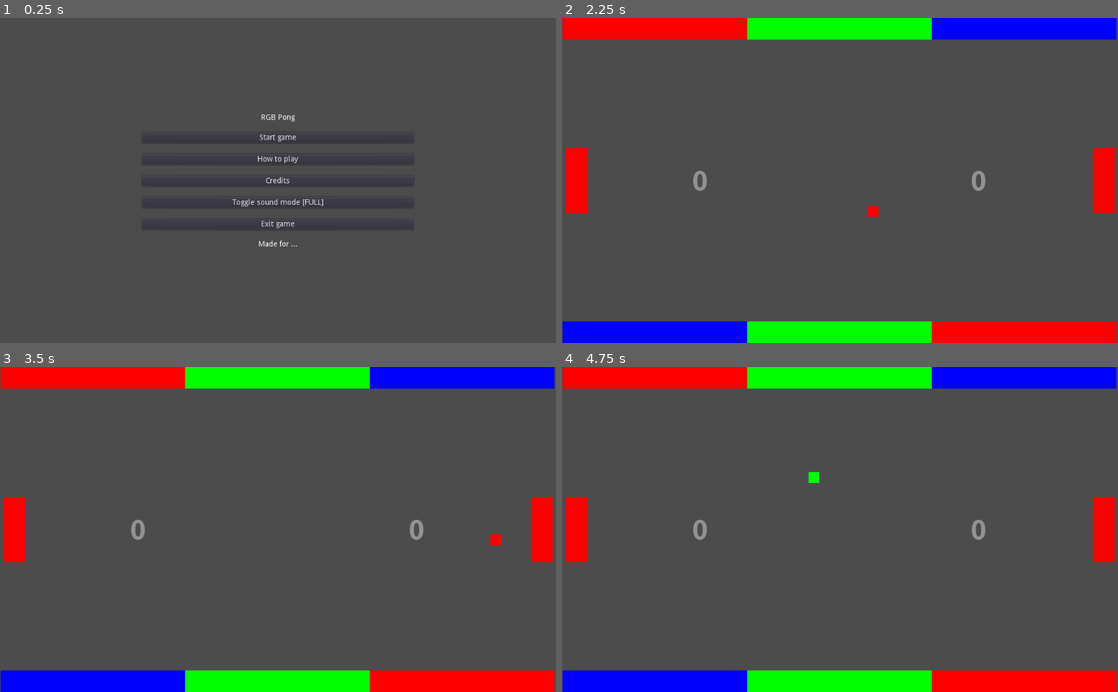
Above: before the commit, frames 1-4 (two rows, left to right).
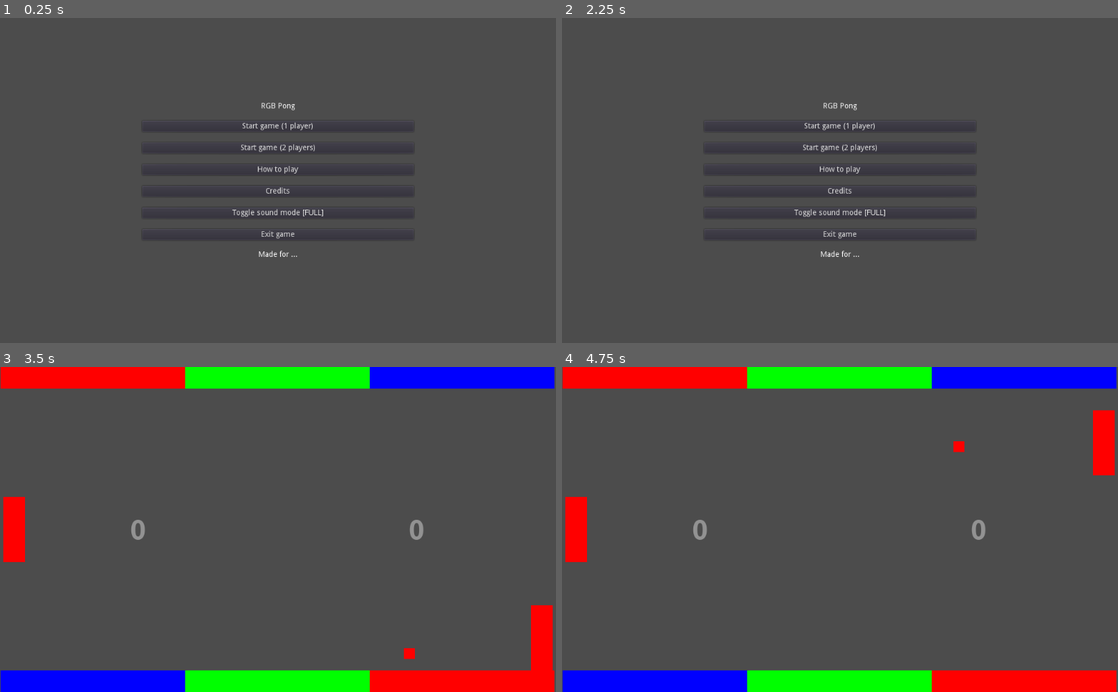
Above: after the commit, the same moments.

Repository: moisesjbc/1-retogamedev
Game: Godot game, scene res://menus/main_menu/main_menu.tscn
Two runs of this game, one before a commit and one after it. Both use one fixed random seed, a clock stepped at 60 frames per second and the inputs below.
Inputs (mouse positions are in pixels of both pictures, inside the frame that each line leads up to):
- Up to frame 1 (0.25 s): no input
- Up to frame 2 (2.25 s): click "How to play" at 0.5 s; click "Return to main menu" at 1.25 s; click (840, 138) at 2 s, where only the run before the commit has a clickable "Start game"
- Up to frame 3 (3.5 s): click (278, 474) at 2.75 s, where only the run after the commit has a clickable "Start game (1 player)"
- Up to frame 4 (4.75 s): no input

The runs differ from the first frame. In frame 1, 1.1% of the frame differs, in the area x 26-74%, y 26-74%; in frame 2, 16%, in the area x 0-100%, y 0-100%; in frame 3, 1.7%; in frame 4, 1.7%.

Commit message:
Added 1 / 2 players selections to main menu

Diff:
--- /dev/null
+++ b/godot-project/globals/global.gd
@@ -0,0 +1,4 @@
+extends Node
+
+
+var n_players = 1
--- a/godot-project/main/main.gd
+++ b/godot-project/main/main.gd
@@ -1,6 +1,7 @@
 extends Node2D
 
 func _ready():
+	$player_2.bot = true
 	get_tree().paused = false
 
 
--- a/godot-project/main/player/player.gd
+++ b/godot-project/main/player/player.gd
@@ -34,11 +34,12 @@
 		elif Input.is_action_just_pressed("ui_blue_player_"+String(player_index)):
 			ColorUtils.set_color(self, "B")
 
+
 func _physics_process(delta):
 	if bot:
-		if ball.position.y < self.position.y:
+		if ball.global_position.y < self.global_position.y:
 			direction.y = -1
-		elif ball.position.y > self.position.y:
+		elif ball.global_position.y > self.global_position.y:
 			direction.y = 1
 		else:
 			direction.y = 0
--- a/godot-project/menus/how_to_play_menu/how_to_play_menu.tscn
+++ b/godot-project/menus/how_to_play_menu/how_to_play_menu.tscn
@@ -10,6 +10,9 @@
 margin_left = 1.0
 margin_right = 1028.0
 margin_bottom = 602.0
+__meta__ = {
+"_edit_use_anchors_": false
+}
 
 [node name="VBoxContainer" type="VBoxContainer" parent="CenterContainer"]
 margin_left = 416.0
--- a/godot-project/menus/main_menu/main_menu.gd
+++ b/godot-project/menus/main_menu/main_menu.gd
@@ -9,8 +9,17 @@
 	print_sound_mode()
 
 
-func _on_start_game_button_pressed():
+func start_game(n_players):
+	globals.n_players = n_players
 	SceneUtils.change_scene(get_tree(), "res://main/main.tscn")
+
+
+func _on_start_game_1_player_button_pressed():
+	self.start_game(1)
+
+
+func _on_start_game_2_players_button_pressed():
+	self.start_game(2)
 
 
 func _on_exit_game_button_pressed():
--- a/godot-project/menus/main_menu/main_menu.tscn
+++ b/godot-project/menus/main_menu/main_menu.tscn
@@ -7,17 +7,18 @@
 script = ExtResource( 1 )
 
 [node name="CenterContainer" type="CenterContainer" parent="."]
+margin_top = -1.0
 margin_right = 1025.0
-margin_bottom = 602.0
+margin_bottom = 601.0
 __meta__ = {
 "_edit_use_anchors_": false
 }
 
 [node name="VBoxContainer" type="VBoxContainer" parent="CenterContainer"]
 margin_left = 262.0
-margin_top = 177.0
+margin_top = 157.0
 margin_right = 762.0
-margin_bottom = 425.0
+margin_bottom = 445.0
 custom_constants/separation = 20
 
 [node name="HBoxContainer" type="CenterContainer" parent="CenterContainer/VBoxContainer"]
@@ -31,44 +32,52 @@
 text = "RGB Pong"
 align = 1
 
-[node name="start_game_button" type="Button" parent="CenterContainer/VBoxContainer"]
+[node name="start_game_1_player_button" type="Button" parent="CenterContainer/VBoxContainer"]
 margin_top = 34.0
 margin_right = 500.0
 margin_bottom = 54.0
 rect_min_size = Vector2( 500, 0 )
-text = "Start game"
+text = "Start game (1 player)"
 
-[node name="how_to_play_button" type="Button" parent="CenterContainer/VBoxContainer"]
+[node name="start_game_2_players_button" type="Button" parent="CenterContainer/VBoxContainer"]
 margin_top = 74.0
 margin_right = 500.0
 margin_bottom = 94.0
+rect_min_size = Vector2( 500, 0 )
+text = "Start game (2 players)"
+
+[node name="how_to_play_button" type="Button" parent="CenterContainer/VBoxContainer"]
+margin_top = 114.0
+margin_right = 500.0
+margin_bottom = 134.0
 text = "How to play"
 
 [node name="credits_button" type="Button" parent="CenterContainer/VBoxContainer"]
-margin_top = 114.0
+margin_top = 154.0
 margin_right = 500.0
-margin_bottom = 134.0
+margin_bottom = 174.0
 text = "Credits"
 
 [node name="toggle_sound_button" type="Button" parent="CenterContainer/VBoxContainer"]
-margin_top = 154.0
+margin_top = 194.0
 margin_right = 500.0
-margin_bottom = 174.0
+margin_bottom = 214.0
 text = "Sound mode"
 
 [node name="exit_game_button" type="Button" parent="CenterContainer/VBoxContainer"]
-margin_top = 194.0
+margin_top = 234.0
 margin_right = 500.0
-margin_bottom = 214.0
+margin_bottom = 254.0
 text = "Exit game"
 
 [node name="ludum_dare_label" type="Label" parent="CenterContainer/VBoxContainer"]
-margin_top = 234.0
+margin_top = 274.0
 margin_right = 500.0
-margin_bottom = 248.0
+margin_bottom = 288.0
 text = "Made for ..."
 align = 1
-[connection signal="pressed" from="CenterContainer/VBoxContainer/start_game_button" to="." method="_on_start_game_button_pressed"]
+[connection signal="pressed" from="CenterContainer/VBoxContainer/start_game_1_player_button" to="." method="_on_start_game_1_player_button_pressed"]
+[connection signal="pressed" from="CenterContainer/VBoxContainer/start_game_2_players_button" to="." method="_on_start_game_2_players_button_pressed"]
 [connection signal="pressed" from="CenterContainer/VBoxContainer/how_to_play_button" to="." method="_on_how_to_play_button_pressed"]
 [connection signal="pressed" from="CenterContainer/VBoxContainer/credits_button" to="." method="_on_credits_button_pressed"]
 [connection signal="pressed" from="CenterContainer/VBoxContainer/toggle_sound_button" to="." method="_on_toggle_sound_button_pressed"]
--- a/godot-project/project.godot
+++ b/godot-project/project.godot
@@ -22,6 +22,7 @@
 [autoload]
 
 music_system="*res://globals/music_system/music_system.tscn"
+globals="*res://globals/global.gd"
 
 [input]
 
